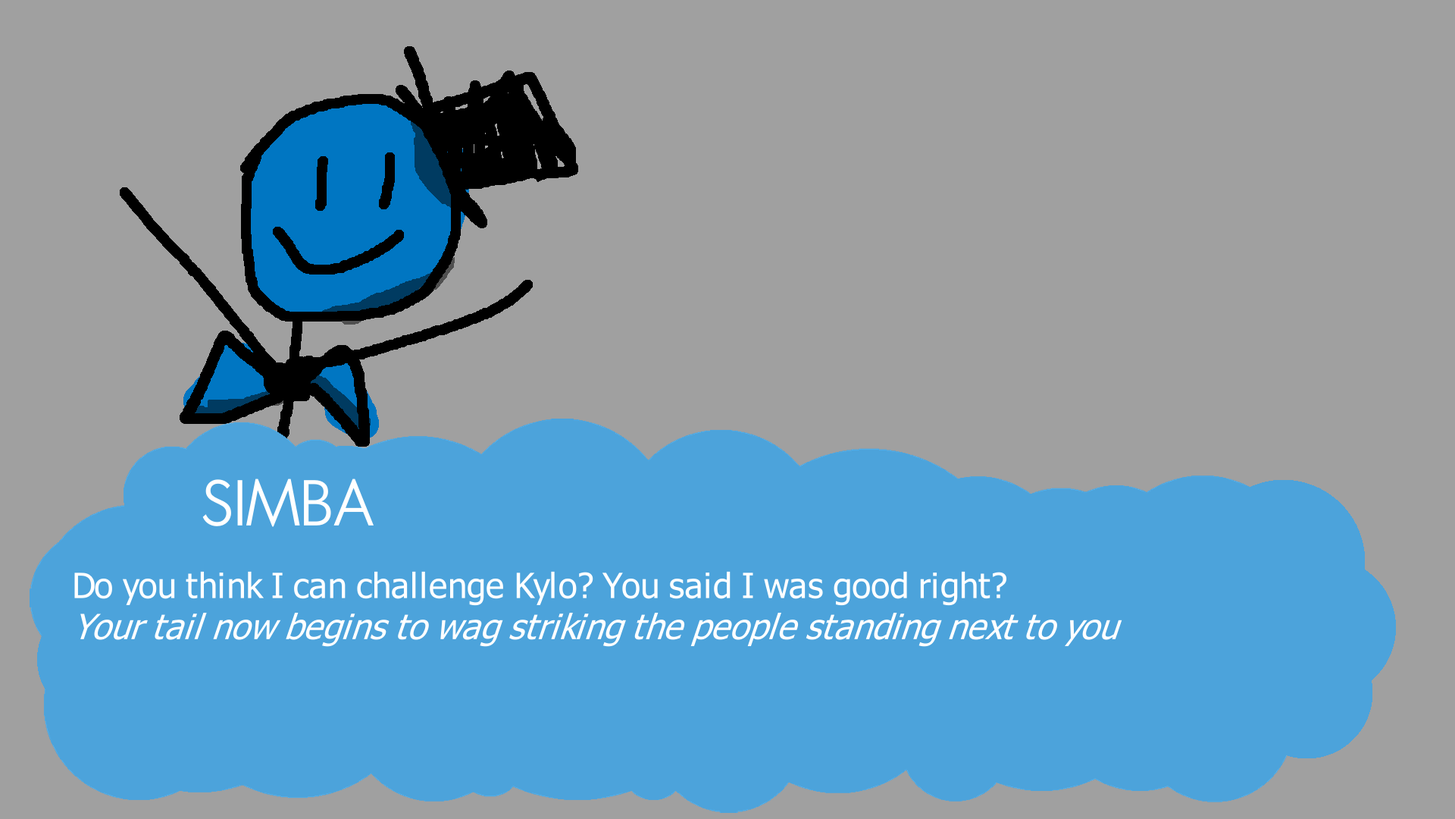
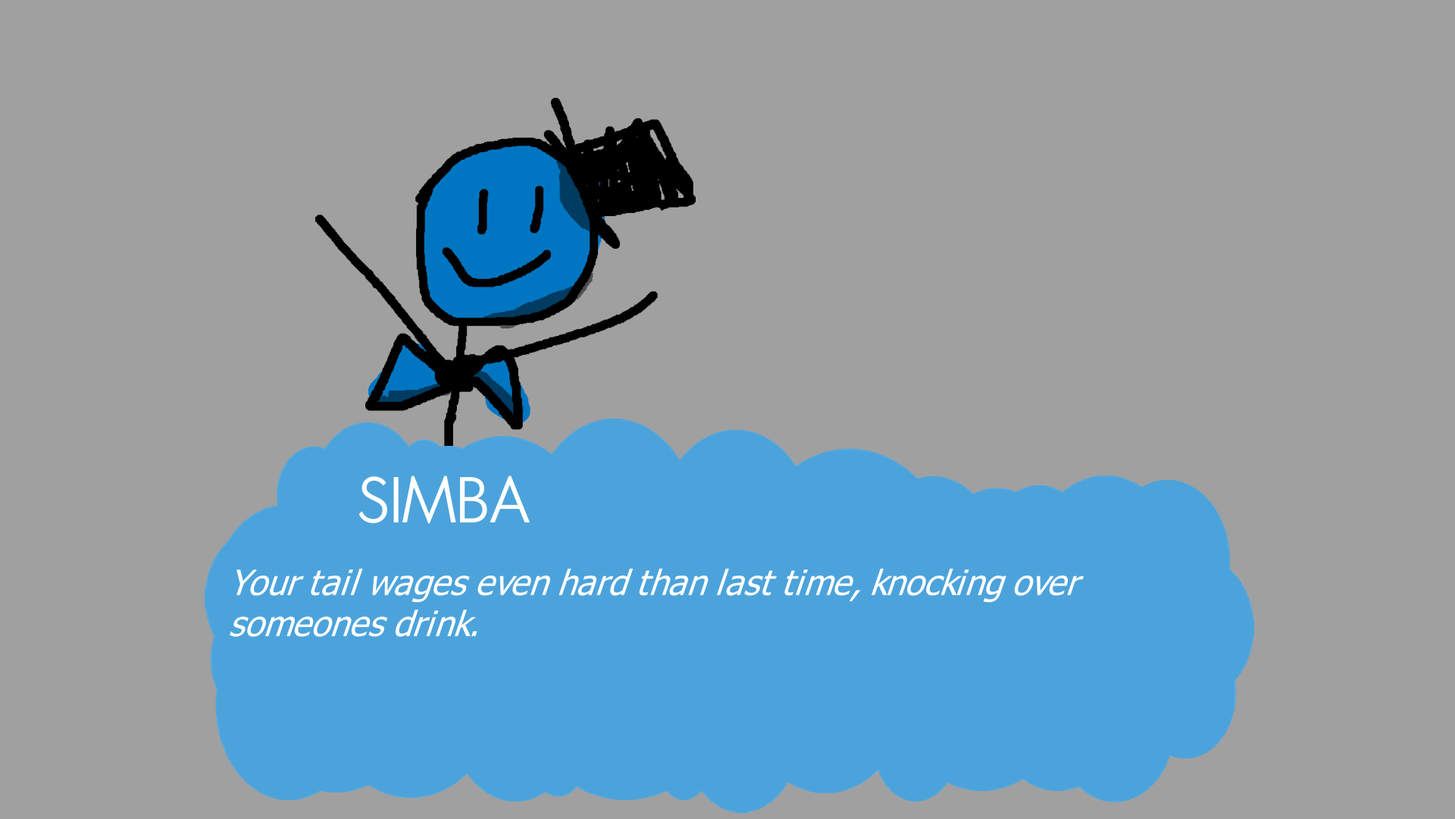
Two versions of the same layered image (w=1455, h=819). Layer-by-layer changes:
added group "Group 3" with 2 layers above "Group 2" over (204, 391, 1272, 813)
removed layer "Paint Layer 1" over (29, 339, 1397, 813)
added layer "Bubble" in group "Group 3" over (204, 391, 1272, 813)
painted on "Shadow" over (119, 48, 631, 486)
painted on "Lines" over (65, 46, 728, 534)
painted on "Color" over (119, 48, 631, 486)
painted on "Background" (1st of 2) over (29, 46, 1397, 813)
